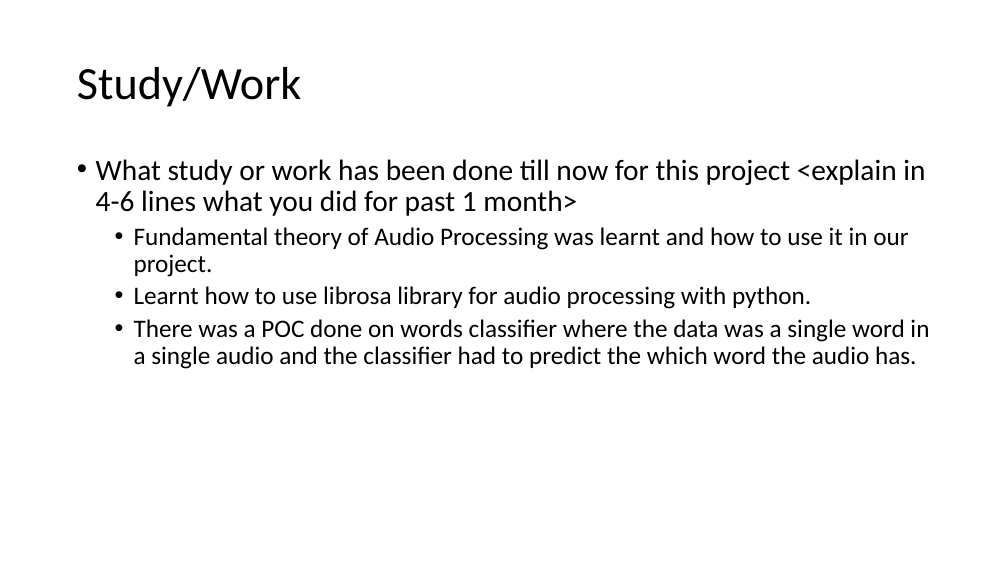
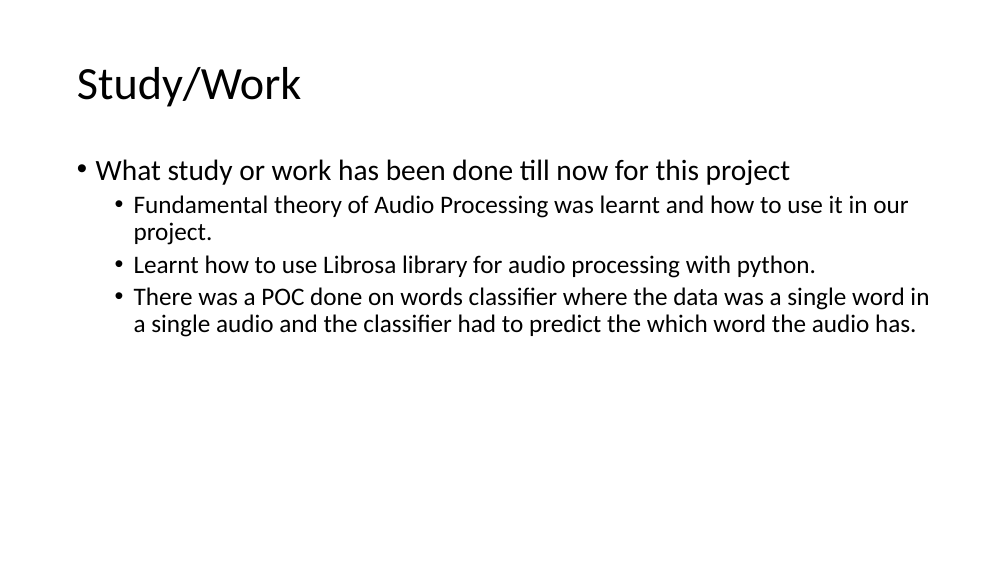
Before and after one commit to alvynabranches/trimester4, a slide deck: slide 5 of 3_Mini_Project/MiniProject_Synopsis.pptx. Drawn at 1008x567 pixels with LibreOffice and Linux fonts; fonts in the diff are those of the drawing. Boxes give left, top, right and bottom in pixels: in the first picture for what was removed or moved away, otherwise in the second. Text is boxed around its words. In the diff, an @@ line names an element or a change of style, - is before the commit and + after.

```diff
--- a/3_Mini_Project/MiniProject_Synopsis.pptx
+++ b/3_Mini_Project/MiniProject_Synopsis.pptx
@@ text at [96, 159, 791, 185]: text changed @@
-• What study or work has been done till now for this project <explain in 4-6 lines what you did for past 1 month>
+• What study or work has been done till now for this project
@@ text at [134, 255, 816, 278]: text changed @@
-  • Learnt how to use librosa library for audio processing with python.
+  • Learnt how to use Librosa library for audio processing with python.
```
Also in this commit, not shown: 7 other slides changed, 6 other files.
